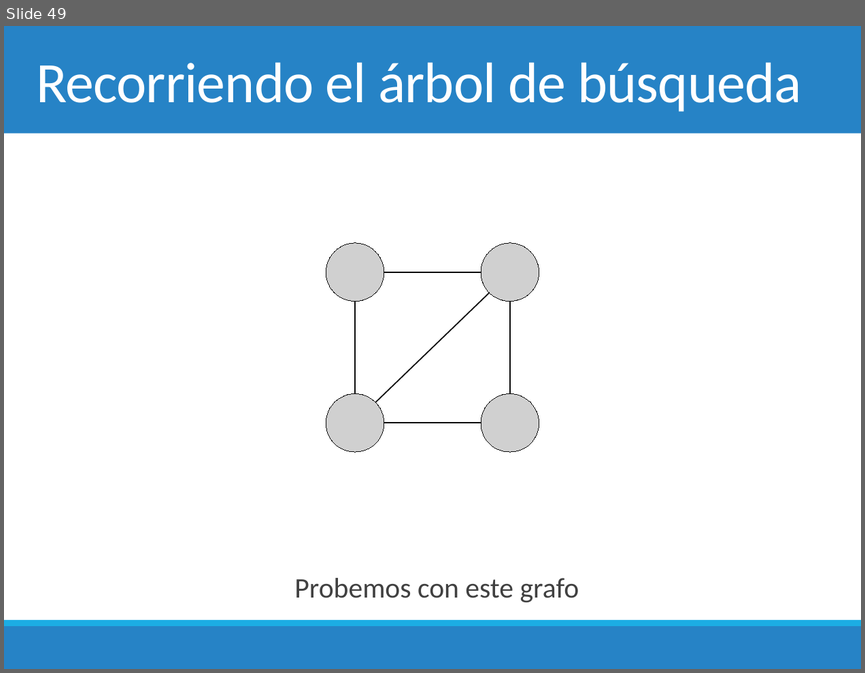
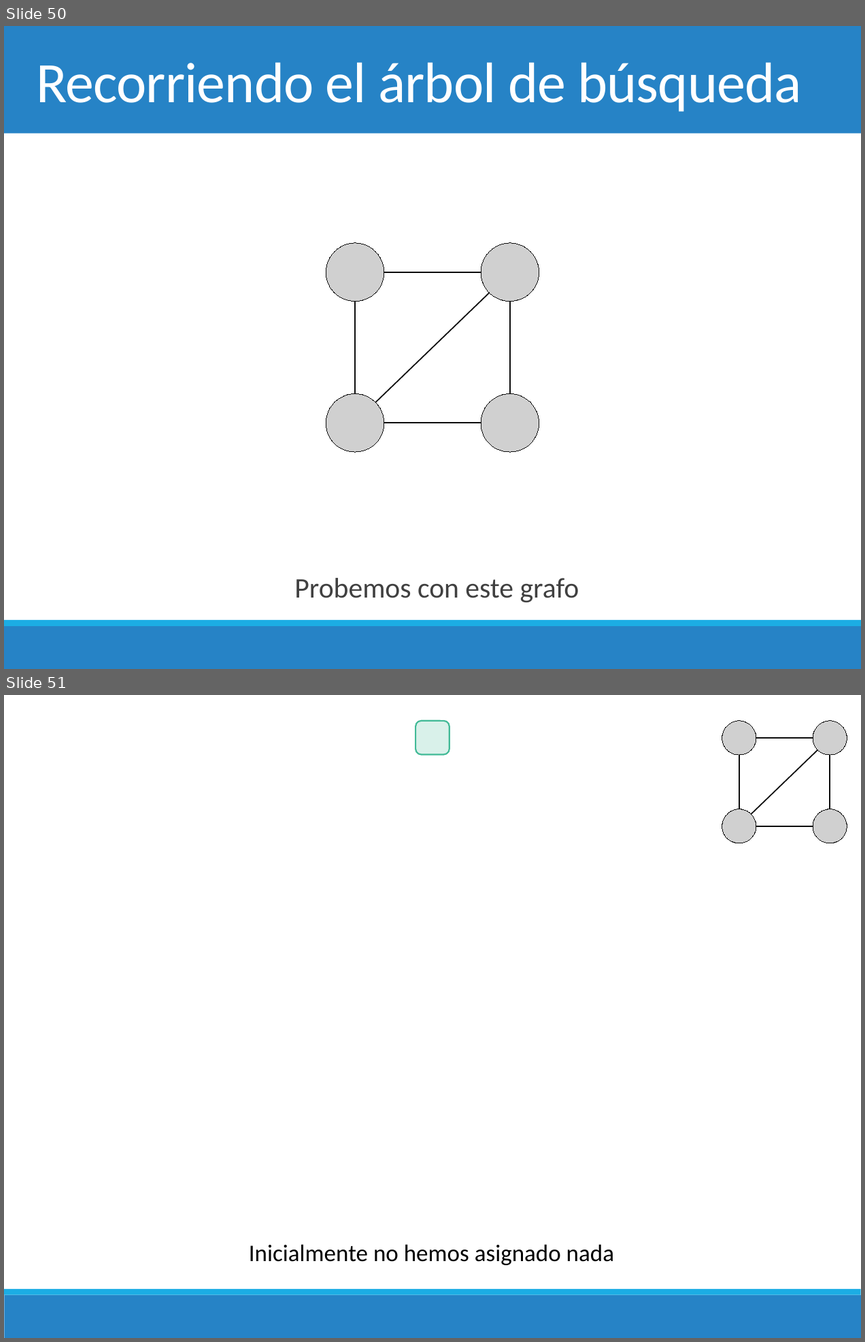
Before and after one commit to chris-carstens/2020-2, a slide deck: Clases/14 - Backtracking/Backtracking.pptx. Shown one above the other, each under a label of ours: slide 49 before the commit, slides 50 and 51 after it. The pictures are 865x673 and 865x1342 pixels, drawn with LibreOffice and Linux fonts; fonts in the diff are those of the drawing; grey boxes stand for pictures. Boxes give left, top, right and bottom in pixels: in the first picture for what was removed or moved away, otherwise in the second. Text is boxed around its words. In the diff, an @@ line names an element or a change of style, - is before the commit and + after.

```diff
--- a/Clases/14 - Backtracking/Backtracking.pptx
+++ b/Clases/14 - Backtracking/Backtracking.pptx
@@ slide 51 added at (4, 695, 861, 1338), background #FFFFFF; not listed: 1 template element that a slide beside it also shows @@
@@ rounded rectangle added at (415, 721, 449, 754), fill #D9F1EA, outline #42BA97 1.25 pt @@
@@ group added at (722, 721, 847, 843): 5 lines, 4 pictures @@
@@ text added at (249, 1244, 614, 1265), 20 pt, text #000000 @@
+Inicialmente no hemos asignado nada
@@ rectangle added at (4, 1295, 861, 1338), fill #2683C6 @@
@@ what was slide 49 is now slide 50 @@
```
Also in this commit, not shown: 20 slides changed, 3 other slides added, 3 other files.
